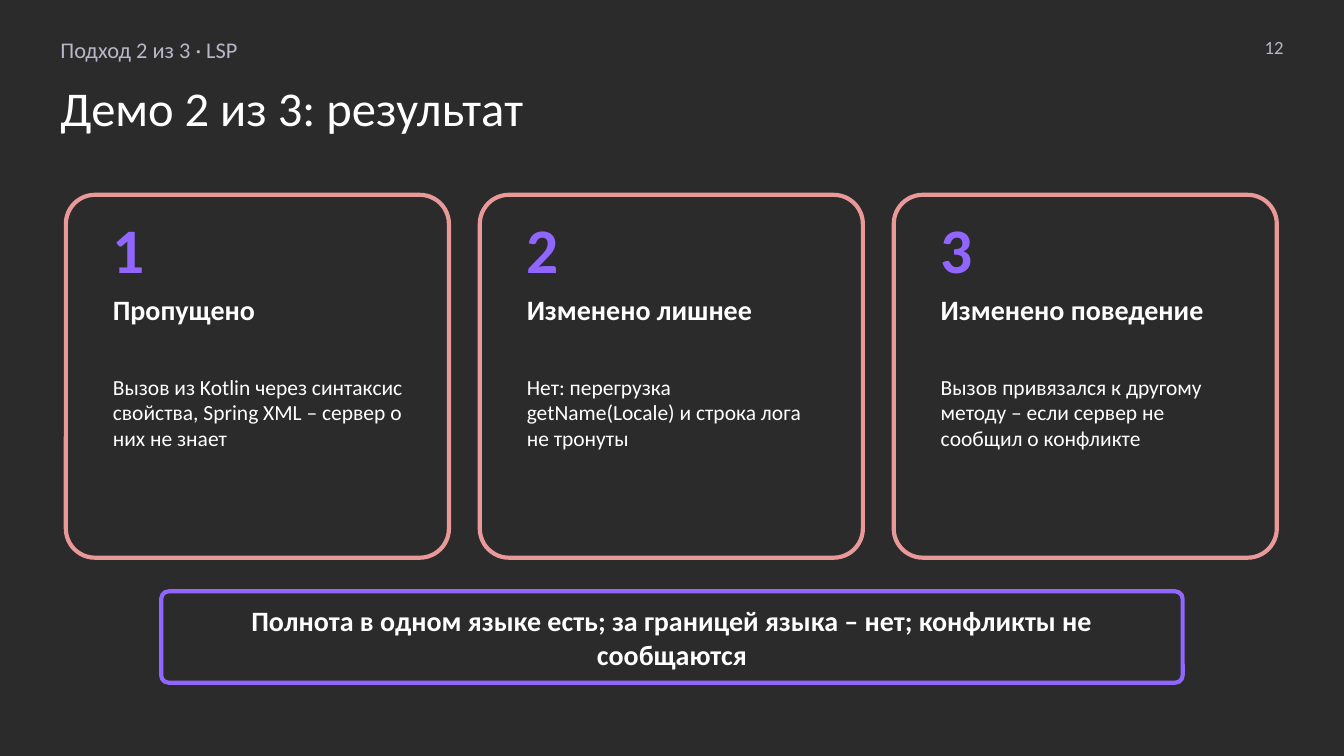
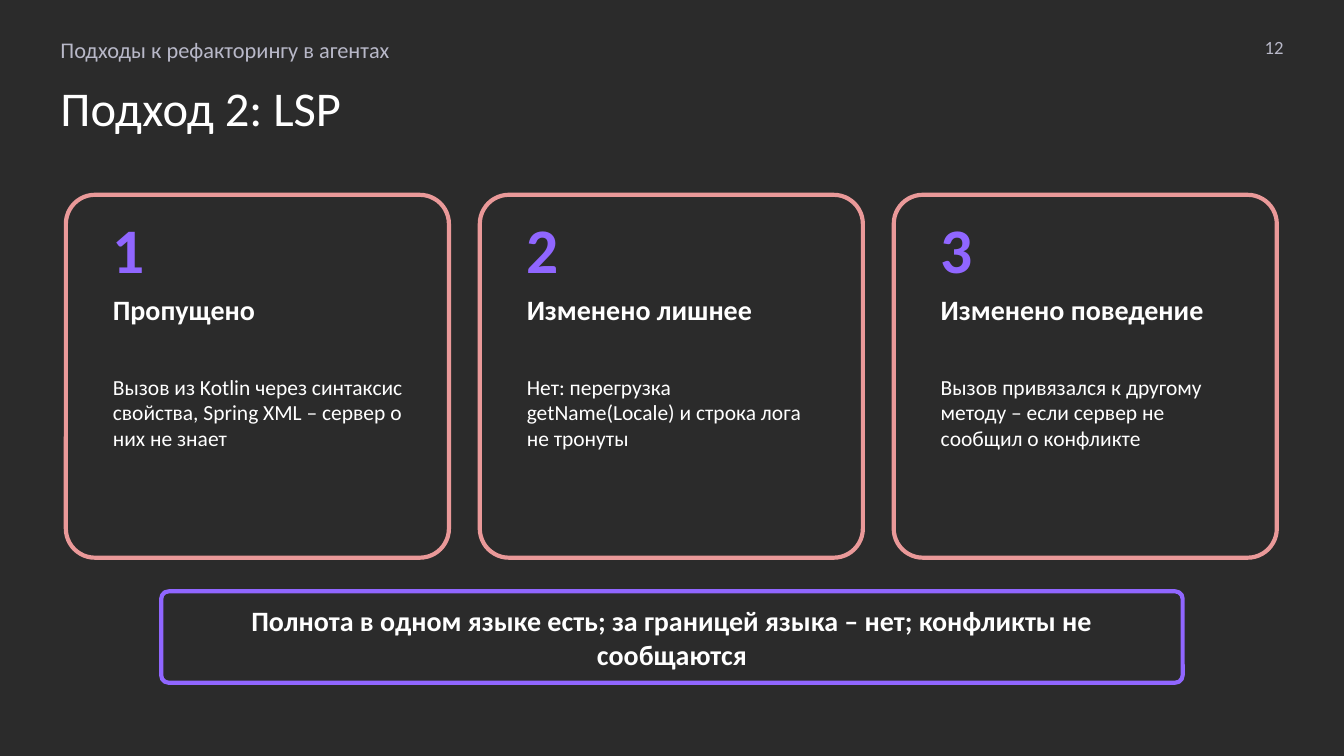
Before and after one commit to MchKosticyn/ide-refactoring-in-ai-agents, a slide deck: slide 12 of Доклад_ Рефакторинг в ИИ-агентах.pptx. Drawn at 1344x756 pixels with LibreOffice and Linux fonts; fonts in the diff are those of the drawing; background and template pictures are left out; a plain dark background stands for a picture behind light text. Boxes give left, top, right and bottom in pixels: in the first picture for what was removed or moved away, otherwise in the second. Text is boxed around its words. In the diff, an @@ line names an element or a change of style, - is before the commit and + after.

```diff
--- a/Доклад_ Рефакторинг в ИИ-агентах.pptx
+++ b/Доклад_ Рефакторинг в ИИ-агентах.pptx
@@ text at bbox=[60, 43, 389, 62]: text changed @@
-Подход 2 из 3 · LSP
+Подходы к рефакторингу в агентах
@@ text at bbox=[60, 94, 341, 134]: text changed @@
-Демо 2 из 3: результат
+Подход 2: LSP
```
Also in this commit, not shown: 22 other slides changed, 2 slides added, 4 slides removed, 2 other files.
